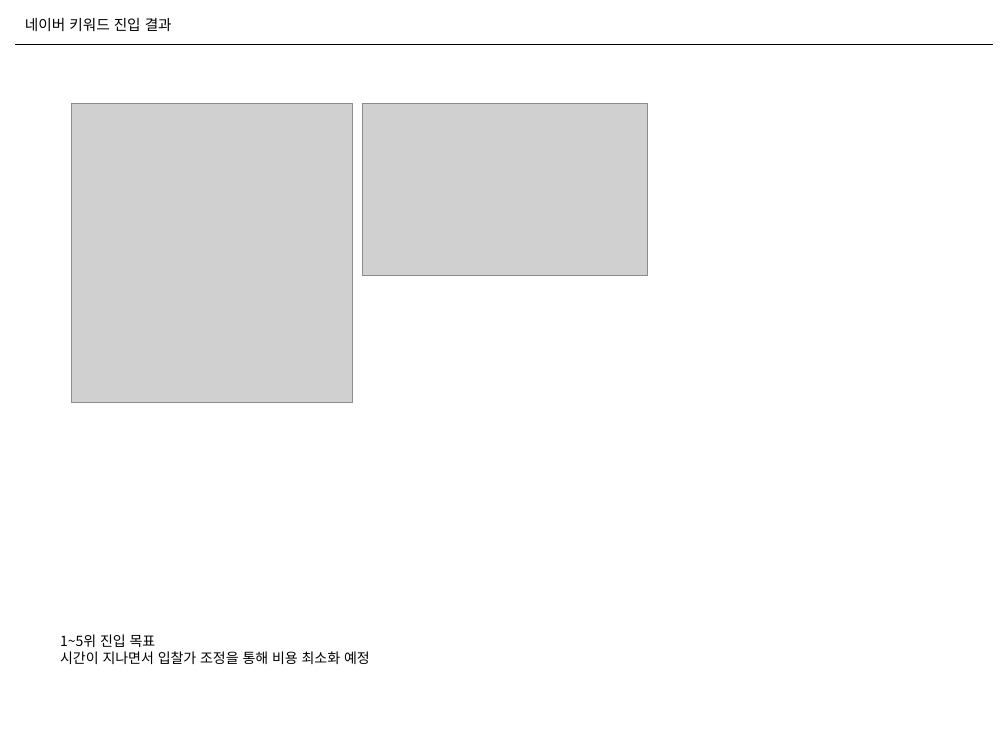
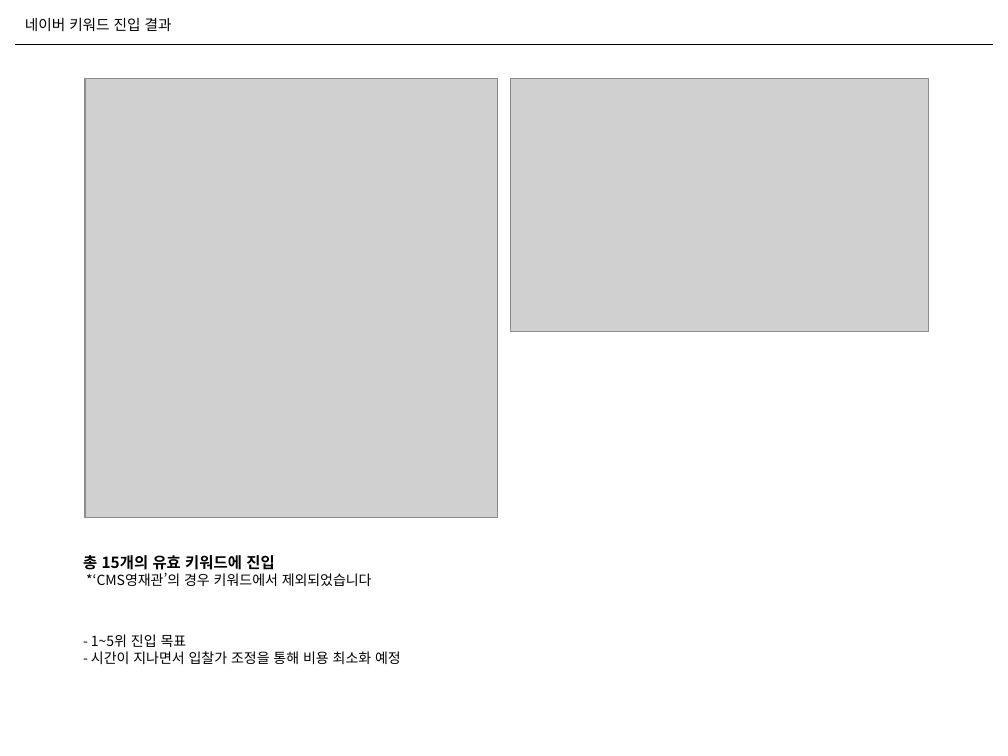
Before and after one commit to naxvinci/marketing, a slide deck: slide 25 of marketing_insights_GA.pptx (slide 22 before the commit). Drawn at 1008x756 pixels with LibreOffice and Linux fonts; fonts in the diff are those of the drawing; grey boxes stand for pictures. Boxes give left, top, right and bottom in pixels: in the first picture for what was removed or moved away, otherwise in the second. Text is boxed around its words. In the diff, an @@ line names an element or a change of style, - is before the commit and + after.

```diff
--- a/marketing_insights_GA.pptx
+++ b/marketing_insights_GA.pptx
@@ picture: place and size @@
-picture at <box>72,103,353,402</box>
+picture at <box>85,79,497,517</box>
@@ picture: place and size @@
-picture at <box>363,103,648,275</box>
+picture at <box>510,79,928,332</box>
@@ text added at <box>83,555,372,586</box>, 10 pt, text #000000 @@
+총 15개의 유효 키워드에 진입
+*‘CMS영재관’의 경우 키워드에서 제외되었습니다
@@ text at <box>91,634,401,664</box>: text changed @@
-1~5위 진입 목표
-시간이 지나면서 입찰가 조정을 통해 비용 최소화 예정
+- 1~5위 진입 목표
+- 시간이 지나면서 입찰가 조정을 통해 비용 최소화 예정
```
Also in this commit, not shown: 8 other slides changed, 4 slides added, 1 slide removed.
